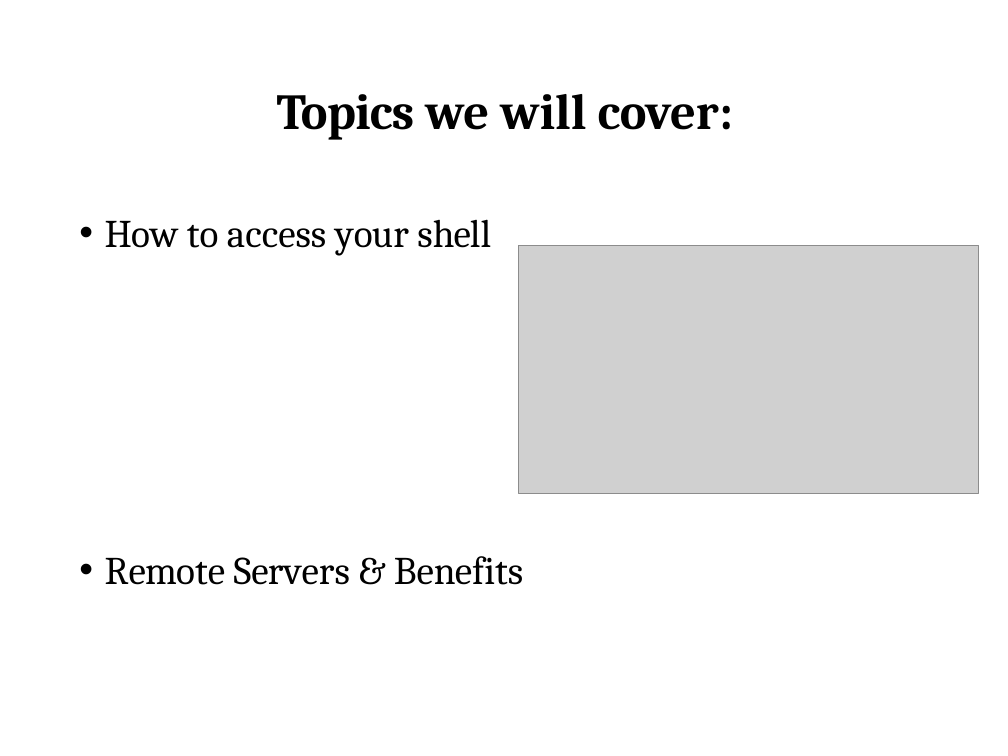
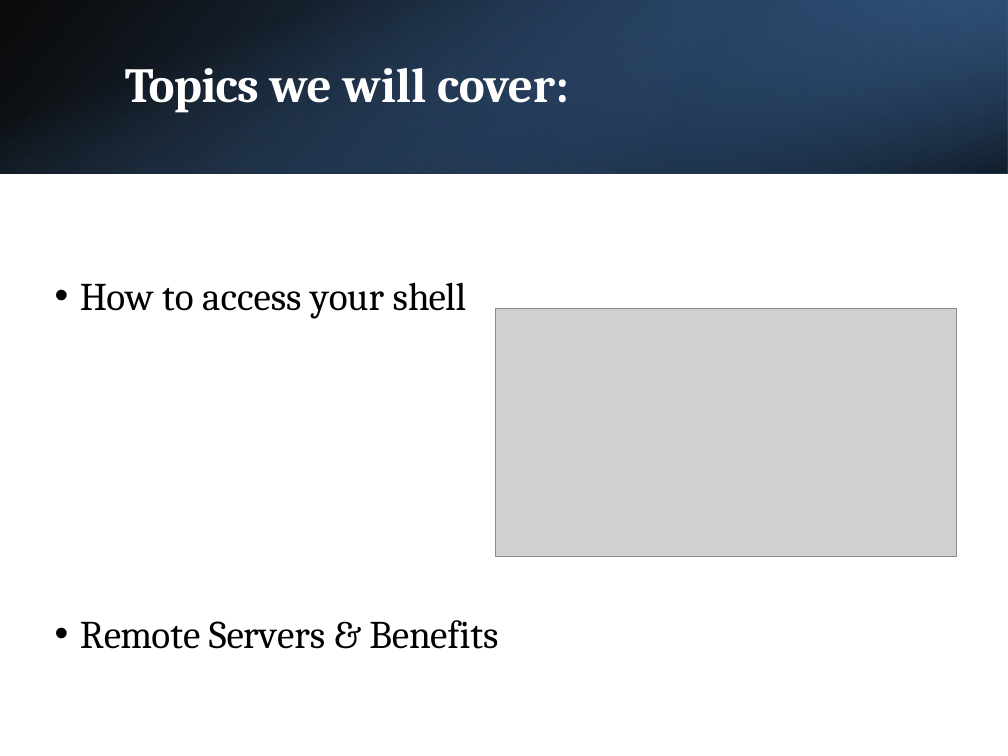
Before and after one commit to PRodriguez19/Intro-to-shell, a slide deck: slide 15 of lectures/Lecture1-MMG3320-Introduction.pptx (slide 16 before the commit). Drawn at 1008x756 pixels with LibreOffice and Linux fonts; fonts in the diff are those of the drawing; grey boxes stand for pictures. Boxes give left, top, right and bottom in pixels: in the first picture for what was removed or moved away, otherwise in the second. Text is boxed around its words. In the diff, an @@ line names an element or a change of style, - is before the commit and + after.

```diff
--- a/lectures/Lecture1-MMG3320-Introduction.pptx
+++ b/lectures/Lecture1-MMG3320-Introduction.pptx
@@ rectangle added at box(0, 0, 1008, 173), fill gradient #000000 to #376092 @@
@@ rectangle added at box(0, 0, 1008, 173), fill gradient #4F81BD to #000000 @@
@@ rectangle added at box(672, 0, 1008, 173), fill gradient #254061 to #4F81BD @@
@@ text "Topics we will cover:": place and size @@
-text "Topics we will cover:" at box(277, 94, 733, 140)
+text "Topics we will cover:" at box(125, 68, 569, 113)
@@ text "Topics we will cover:" at box(125, 68, 569, 113): size 36 to 35 pt, text colour #000000 to #FFFFFF; alignment centre to left; line spacing 1 to 0.9; more space between paragraphs; vertical alignment top to middle @@
@@ text "How to access your shell": place and size @@
-text "How to access your shell" at box(105, 219, 491, 256)
+text "How to access your shell" at box(80, 282, 467, 319)
@@ picture: place and size @@
-picture at box(519, 246, 979, 494)
+picture at box(496, 308, 958, 556)
@@ text "Remote Servers & Benefits": place and size @@
-text "Remote Servers & Benefits" at box(105, 556, 523, 585)
+text "Remote Servers & Benefits" at box(80, 620, 498, 649)
```
Also in this commit, not shown: 9 other slides changed, 1 slide added, 2 slides removed, 3 other files.
